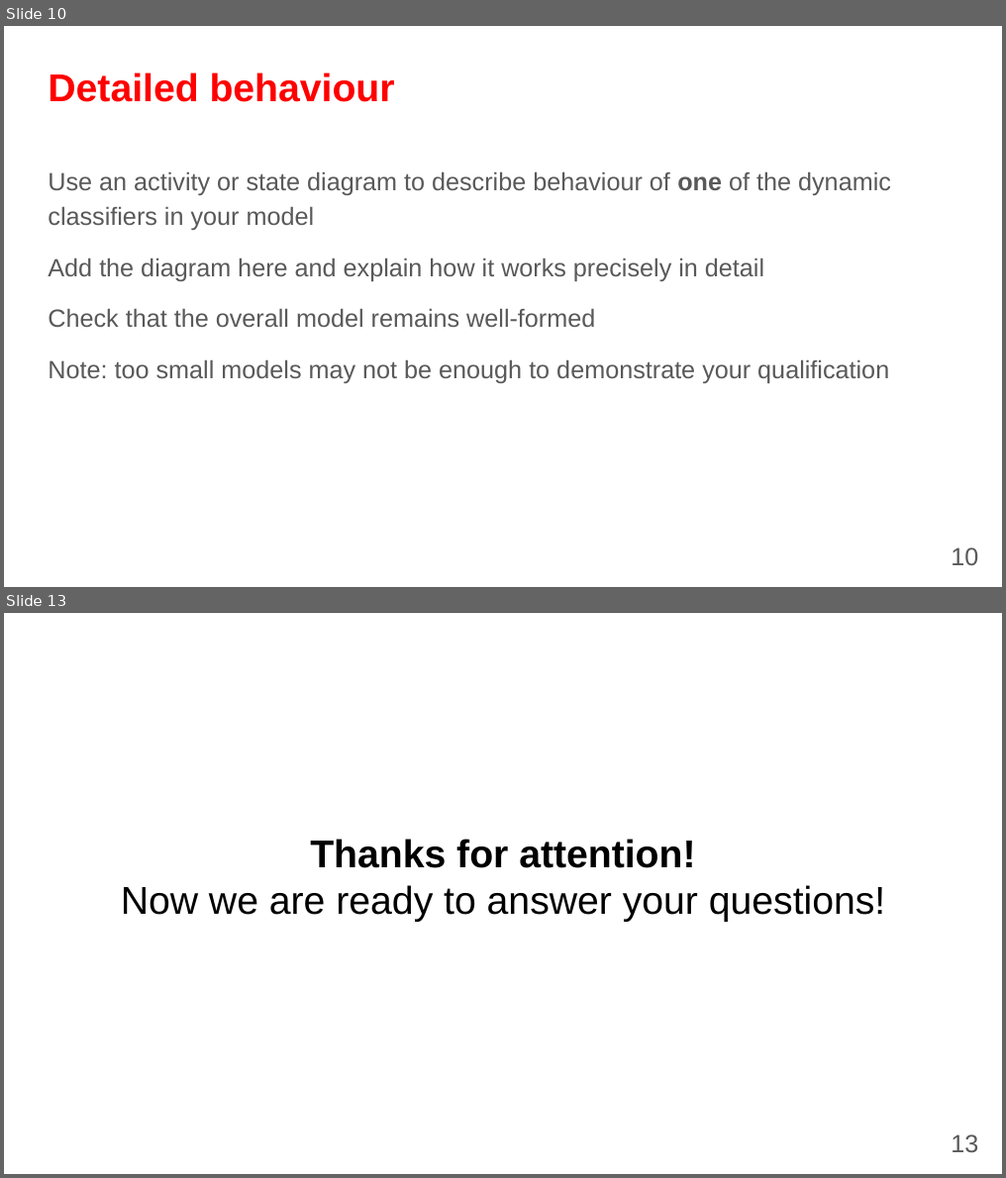
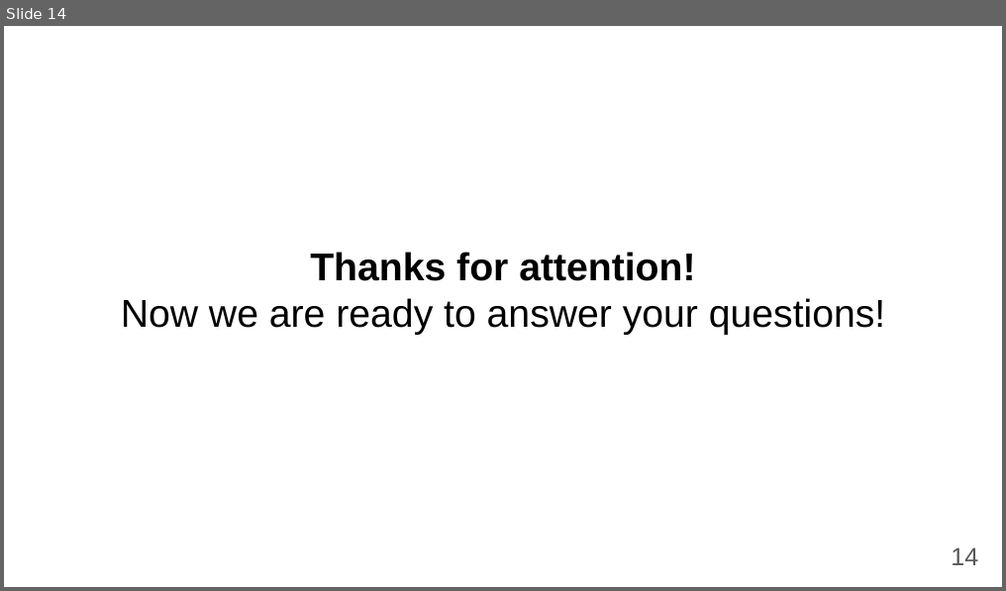
Before and after one commit to fanglores/Advanced-Software-Design, a slide deck: PracticeTasks/Final_Task/K8C_FinalTask1_(Task8).pptx. Shown one above the other, each under a label of ours: slides 10 and 13 before the commit, slide 14 after it; the slides between them are not shown. The pictures are 1006x1178 and 1006x591 pixels, drawn with LibreOffice and Linux fonts; fonts in the diff are those of the drawing. Boxes give left, top, right and bottom in pixels: in the first picture for what was removed or moved away, otherwise in the second. Text is boxed around its words. In the diff, an @@ line names an element or a change of style, - is before the commit and + after.

```diff
--- a/PracticeTasks/Final_Task/K8C_FinalTask1_(Task8).pptx
+++ b/PracticeTasks/Final_Task/K8C_FinalTask1_(Task8).pptx
@@ slide 10 removed at bbox=[4, 26, 1002, 587], background #FFFFFF @@
@@ title removed at bbox=[48, 73, 395, 102] @@
-Detailed behaviour
@@ text removed at bbox=[48, 172, 891, 383] @@
-Use an activity or state diagram to describe behaviour of one of the dynamic classifiers in your model
-Add the diagram here and explain how it works precisely in detail
-Check that the overall model remains well-formed
-Note: too small models may not be enough to demonstrate your qualification
@@ page number removed at bbox=[950, 548, 978, 566] @@
-10
@@ what was slide 13 is now slide 14 @@
@@ page number at bbox=[950, 548, 978, 566]: text changed @@
-13
+14
```
Also in this commit, not shown: 5 slides changed, 4 slides added, 1 other slide removed, 1 other file.
